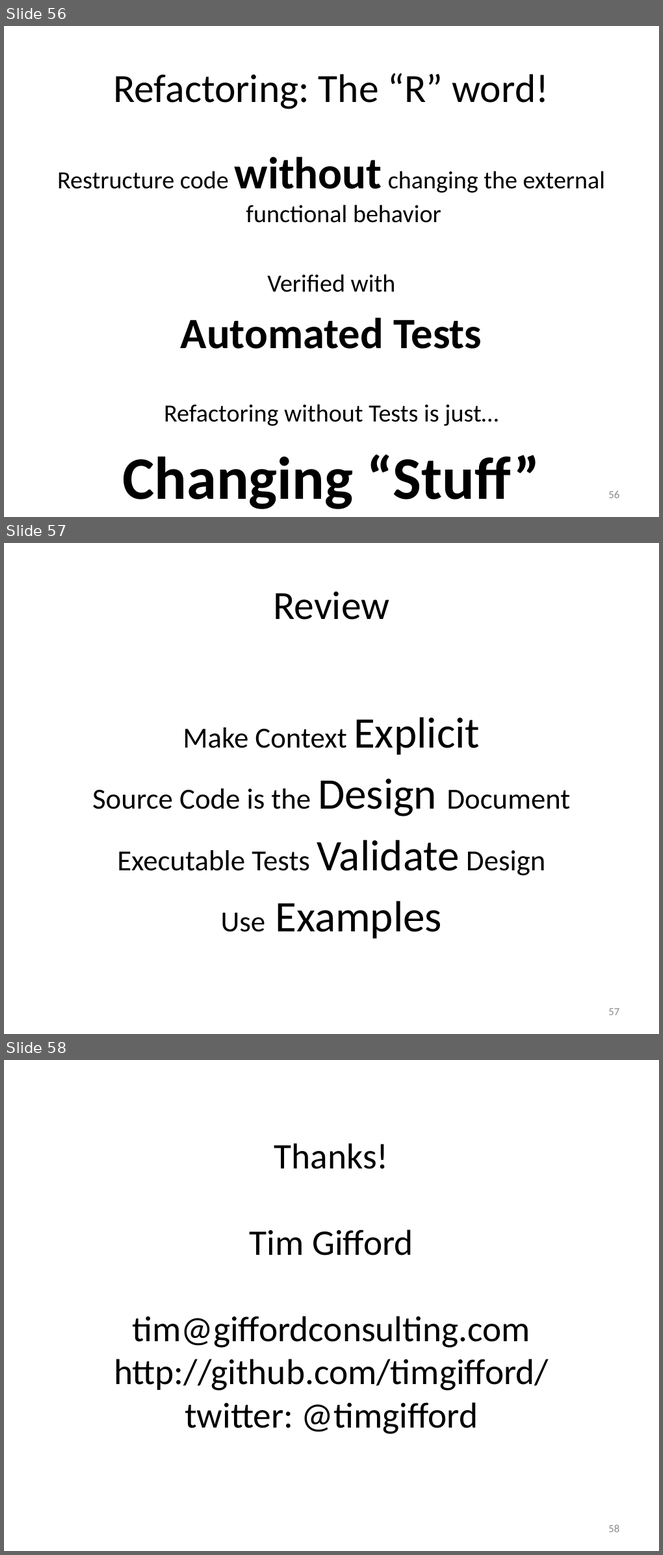
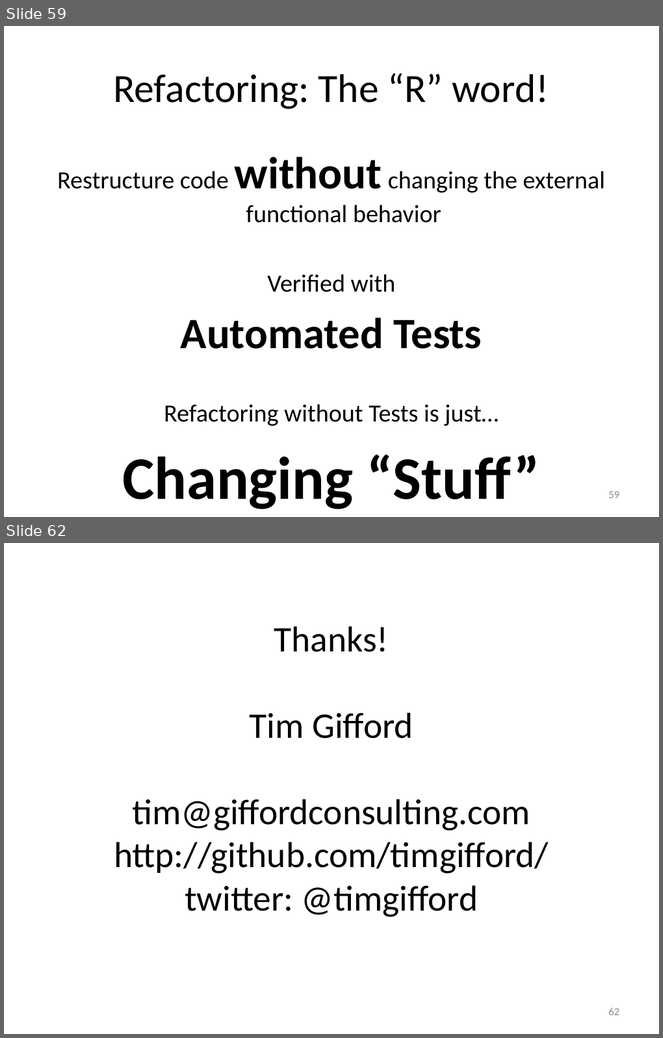
Before and after one commit to timgifford/demos, a slide deck: executable_specification/ExecSpec.pptx. Shown one above the other, each under a label of ours: slides 56, 57 and 58 before the commit, slides 59 and 62 after it; the slides between them are not shown. The pictures are 663x1555 and 663x1038 pixels, drawn with LibreOffice and Linux fonts; fonts in the diff are those of the drawing. Boxes give left, top, right and bottom in pixels: in the first picture for what was removed or moved away, otherwise in the second. Text is boxed around its words. In the diff, an @@ line names an element or a change of style, - is before the commit and + after.

```diff
--- a/executable_specification/ExecSpec.pptx
+++ b/executable_specification/ExecSpec.pptx
@@ slide 57 removed at (4,543,659,1034), background #FFFFFF @@
@@ title removed at (273,591,389,620) @@
-Review
@@ text removed at (92,717,571,939) @@
-Make Context Explicit
-Source Code is the Design Document
-Executable Tests Validate Design
-Use Examples
@@ page number removed at (608,1008,620,1016) @@
-57
@@ what was slide 56 is now slide 59 @@
@@ page number at (608,491,620,499): text changed @@
-56
+59
@@ what was slide 58 is now slide 62 @@
@@ page number at (608,1008,620,1016): text changed @@
-58
+62
```
Also in this commit, not shown: 14 slides changed, 10 slides added, 5 other slides removed, 1 other file.
